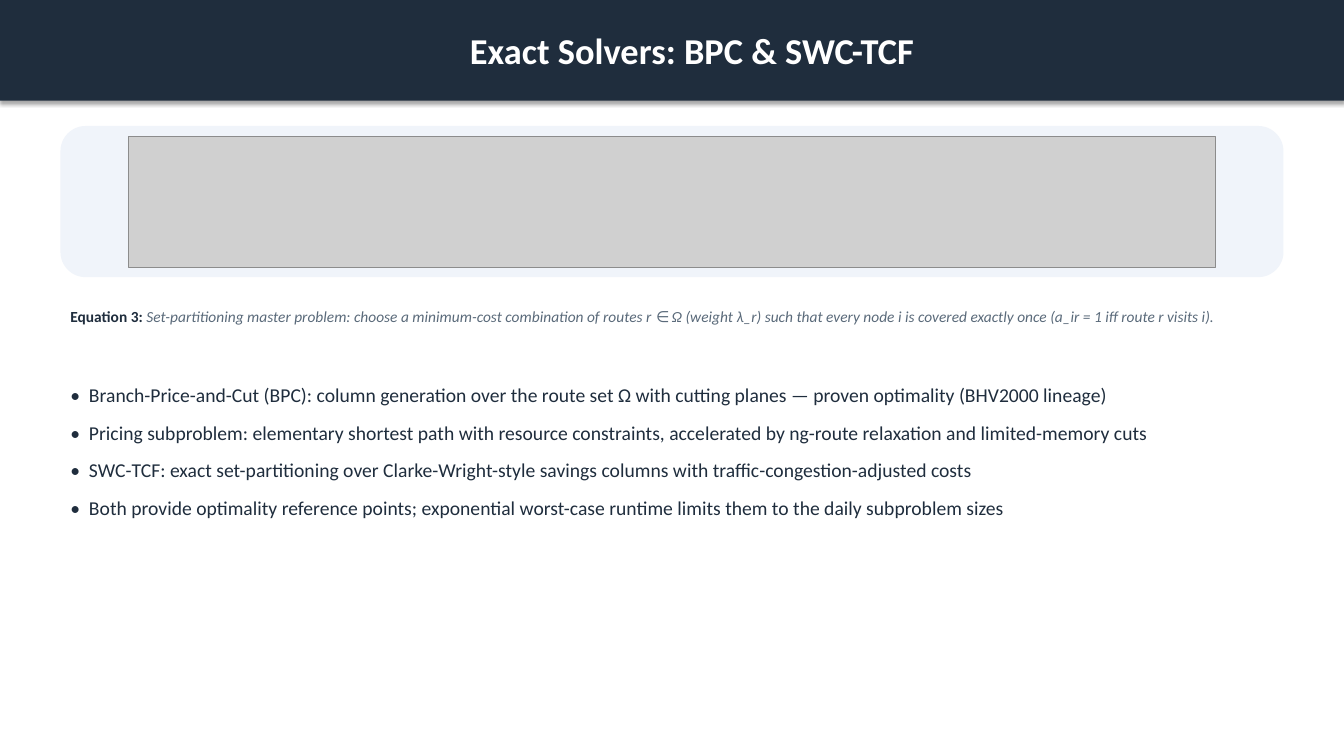
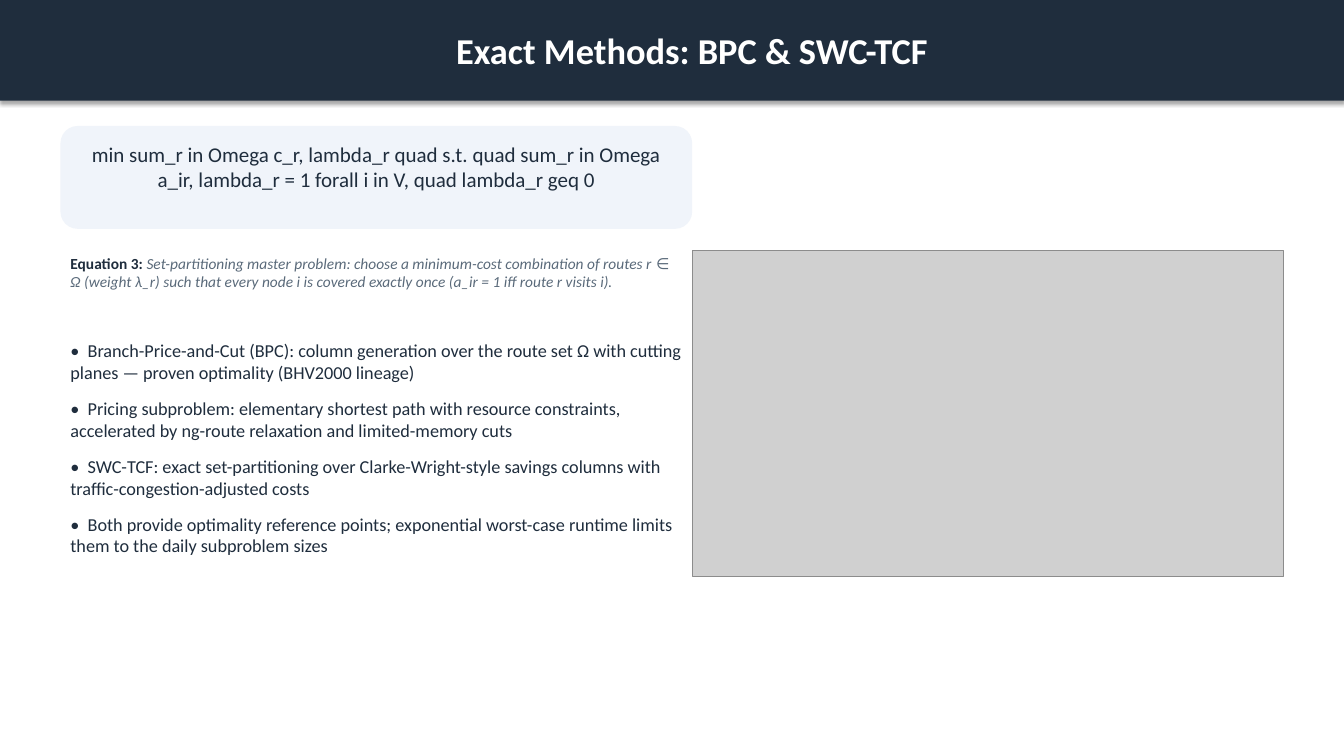
Before and after one commit to ACFHarbinger/WSmartPlus-Route, a slide deck: slide 8 of assets/windows/wsmart_route_results.pptx (slide 6 before the commit). Drawn at 1344x756 pixels with LibreOffice and Linux fonts; fonts in the diff are those of the drawing; grey boxes stand for pictures. Boxes give left, top, right and bottom in pixels: in the first picture for what was removed or moved away, otherwise in the second. Text is boxed around its words. In the diff, an @@ line names an element or a change of style, - is before the commit and + after.

```diff
--- a/assets/windows/wsmart_route_results.pptx
+++ b/assets/windows/wsmart_route_results.pptx
@@ text in rectangle at (x1=456, y1=38, x2=928, y2=65): text changed @@
-Exact Solvers: BPC & SWC-TCF
+Exact Methods: BPC & SWC-TCF
@@ rounded rectangle resized from (x1=60, y1=126, x2=1284, y2=277) to (x1=60, y1=126, x2=693, y2=229) @@
@@ text added at (x1=92, y1=147, x2=660, y2=191), 15 pt, text #1F2D3D @@
+min sum_r in Omega c_r, lambda_r quad s.t. quad sum_r in Omega a_ir, lambda_r = 1 forall i in V, quad lambda_r geq 0
@@ picture removed at (x1=129, y1=136, x2=1216, y2=267) @@
@@ text "Equation 3: Set-partitioning master problem: ..." rewrapped from (x1=70, y1=311, x2=1214, y2=325) to (x1=70, y1=258, x2=651, y2=290) @@
@@ picture added at (x1=693, y1=250, x2=1285, y2=576) @@
@@ text "• Branch-Price-and-Cut (BPC): column generation ..." moved from (x1=89, y1=388, x2=1147, y2=518) to (x1=70, y1=344, x2=681, y2=555) @@
@@ text "• Branch-Price-and-Cut (BPC): column generation ..." at (x1=70, y1=344, x2=681, y2=555): size 14 to 13 pt @@
```
Also in this commit, not shown: 14 other slides changed, 5 slides added, 4 slides removed, 46 other files.
